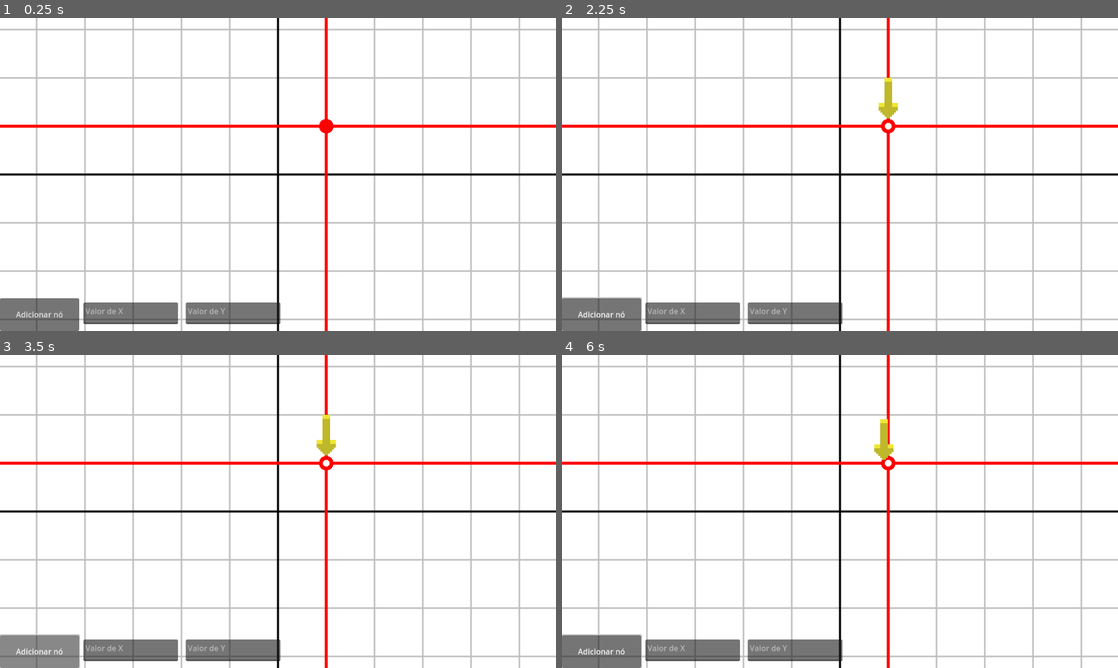
Above: before the commit, frames 1-4 (two rows, left to right).
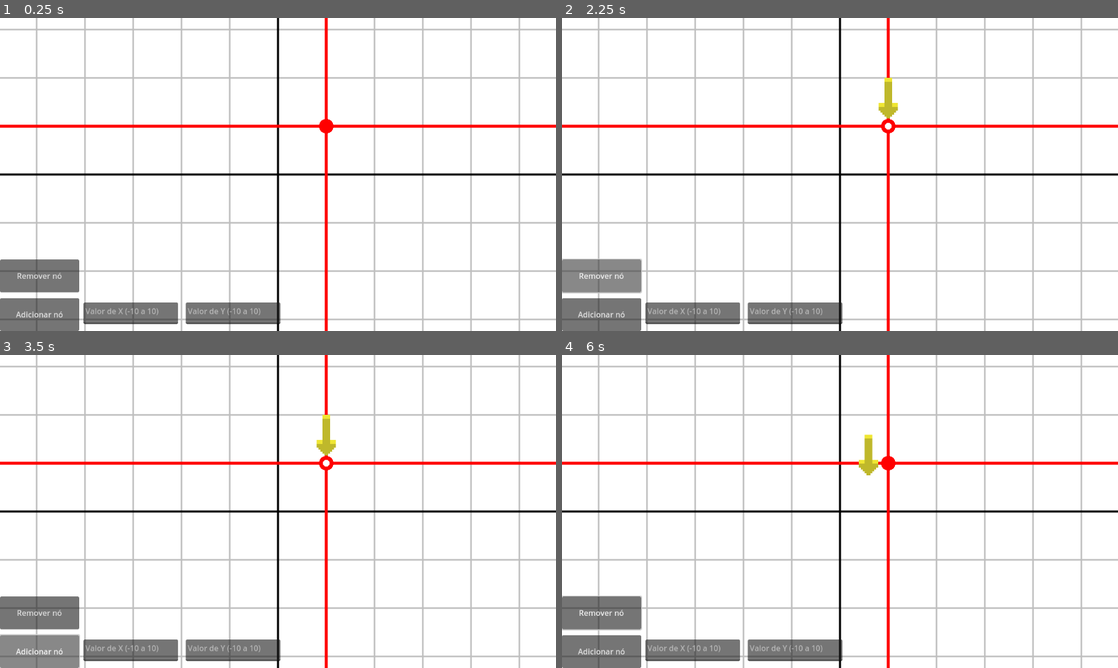
Above: after the commit, the same moments.

Repository: jpsalim21/quadtreeedii
Game: Godot game, scene res://CenaPrincipal.tscn
Two runs of this game, one before a commit and one after it. Both use one fixed random seed, a clock stepped at 60 frames per second and the inputs below.
Inputs (mouse positions are in pixels of both pictures, inside the frame that each line leads up to):
- Up to frame 1 (0.25 s): no input
- Up to frame 2 (2.25 s): click (695, 312) at 0.52 s; type "Alex" at 0.6 s; click (795, 312) at 0.75 s; type "Alex" at 0.83 s; click "Adicionar nó" at 1.25 s; click (600, 274) at 2 s, where only the run after the commit has a clickable "Remover nó"
- Up to frame 3 (3.5 s): click "Adicionar nó" at 2.75 s
- Up to frame 4 (6 s): click (600, 611) at 3.5 s, where only the run after the commit has a clickable "Remover nó"; click "Adicionar nó" at 4.25 s; click (600, 611) at 5 s, where only the run after the commit has a clickable "Remover nó"; tap Enter at 5.75 s; move the mouse to (962, 495) at 5.77 s; press the mouse at (962, 495) at 5.78 s

The runs differ from the first frame. In frame 1, 1.6% of the frame differs, in the area x 0-47%, y 77-95%; in frame 2, 1.7%; in frame 3, 1.6%; in frame 4, 2.3%, in the area x 0-60%, y 20-100%.

Commit message:
Coloca o HTML

Diff:
--- a/CenaPrincipal.tscn
+++ b/CenaPrincipal.tscn
@@ -44,6 +44,16 @@
 grow_vertical = 0
 text = "Adicionar nó"
 
+[node name="Button2" type="Button" parent="UI"]
+anchors_preset = 2
+anchor_top = 1.0
+anchor_bottom = 1.0
+offset_top = -148.0
+offset_right = 164.0
+offset_bottom = -80.0
+grow_vertical = 0
+text = "Remover nó"
+
 [node name="TextEdit" type="TextEdit" parent="UI"]
 anchors_preset = 2
 anchor_top = 1.0
@@ -53,7 +63,7 @@
 offset_right = 369.0
 offset_bottom = -14.0
 grow_vertical = 0
-placeholder_text = "Valor de X"
+placeholder_text = "Valor de X (-10 a 10)"
 emoji_menu_enabled = false
 
 [node name="TextEdit2" type="TextEdit" parent="UI"]
@@ -65,7 +75,7 @@
 offset_right = 581.0
 offset_bottom = -14.0
 grow_vertical = 0
-placeholder_text = "Valor de Y"
+placeholder_text = "Valor de Y (-10 a 10)"
 
 [node name="Seta" type="Sprite2D" parent="."]
 unique_name_in_owner = true
@@ -84,3 +94,4 @@
 cor = Color(0.0392, 0.44688, 0.98, 0.713726)
 
 [connection signal="pressed" from="UI/Button" to="Arvore" method="_on_button_pressed"]
+[connection signal="pressed" from="UI/Button2" to="Arvore" method="_on_button_2_pressed"]
--- a/QuadTree.gd
+++ b/QuadTree.gd
@@ -22,6 +22,16 @@
 	else:
 		QuadTreeNode.seta.global_position = raiz.global_position
 		raiz.addChild(novo)
+
+func removerPonto(x : float, y : float):
+	if abs(x) > 10 or abs(y) > 10:
+		printerr("VALORES IMPOSSÍVEIS")
+		return
+
+	x = x * 100
+	y = -y * 100
+	if raiz:
+		raiz.auxRemove(x, y)
 
 
 func _ready() -> void:
@@ -55,3 +65,11 @@
 	textX.text = ""
 	textY.text = ""
 	adicionarPonto(x, y)
+
+
+func _on_button_2_pressed() -> void:
+	var x = float(textX.text)
+	var y = float(textY.text)
+	textX.text = ""
+	textY.text = ""
+	removerPonto(x, y)
--- a/QuadTreeNod.gd
+++ b/QuadTreeNod.gd
@@ -20,10 +20,11 @@
 		if selected and seta:
 			seta.goTo(global_position)
 		queue_redraw()
-
+var instanciado = false
 
 @export var pai : QuadTreeNode = null:
 	set(value):
+		set_process(true)
 		pai = value
 		if not pai:
 			return
@@ -50,11 +51,11 @@
 			lMin.y = pai.global_position.y
 			lMax.y = pai.limitMax.y
 
-		#limitMax = lMax
 		limitMax = to_global(Vector2.ZERO)
 		limitMin = to_global(Vector2.ZERO)
 		tween.tween_property(self, "limitMax", lMax, 1)
 		tween.tween_property(self, "limitMin", lMin, 1)
+		await tween.finished
 		set_process(false)
 
 var limitMax : Vector2 = Vector2(1000, 1000)
@@ -67,7 +68,10 @@
 	SE = 3
 }
 
-func addChild(child : QuadTreeNode):
+func addChild(child : QuadTreeNode) -> bool:
+	if not child:
+		return false
+
 	selected = true
 	var direcao : Direcao
 	if child.pos.x >= global_position.x:
@@ -87,15 +91,47 @@
 
 	if not filhos[direcao]:
 		seta.goTo(child.pos)
+
 		timer.start(1)
 		await timer.timeout
-		get_tree().current_scene.call_deferred("add_child", child)
-		child.global_position = child.pos
+
+		if !child.instanciado: #Se não estiver na cena, colocamos, setamos como instanciado e colocamos a global position
+			get_tree().current_scene.call_deferred("add_child", child)
+			child.instanciado = true
+			child.global_position = child.pos
 		filhos[direcao] = child
 		child.pai = self as QuadTreeNode
 		seta.visible = false
+		return true
 	else:
-		filhos[direcao].addChild(child)
+		return await filhos[direcao].addChild(child)
+
+func auxRemove(x : float, y : float):
+	if pos.x == x and pos.y == y:
+		pai.filhos.erase(self)
+		visible = false
+		for f in filhos:
+			await pai.addChild(f)
+		queue_free()
+		return
+
+	var direcao : Direcao
+	if x >= pos.x:
+		if y <= pos.y:
+			direcao = Direcao.NE
+		else:
+			direcao = Direcao.SE
+	else:
+		if y <= pos.y:
+			direcao = Direcao.NW
+		else:
+			direcao = Direcao.SW
+
+	if not filhos[direcao]:
+		printerr("Valor não encontrado")
+		return
+	else:
+		filhos[direcao].auxRemove(x, y)
 
 func _ready() -> void:
 	camera = get_viewport().get_camera_2d() as Cam
--- a/SetaScript.gd
+++ b/SetaScript.gd
@@ -11,7 +11,6 @@
 		print("Retornei pq tava travado")
 		return
 
-	print("Chamei aq")
 	travado = true
 	visible = true
 	var tween = create_tween()
Binary file added: QuadTreeEDII_html/index.apple-touch-icon.png
Binary file added: QuadTreeEDII_html/index.icon.png
Binary file added: QuadTreeEDII_html/index.png
Not shown, added: export_presets.cfg
Not shown, added: QuadTreeEDII_html/index.audio.position.worklet.js
Not shown, added: QuadTreeEDII_html/index.audio.worklet.js
Not shown, added: QuadTreeEDII_html/index.html
Not shown, added: QuadTreeEDII_html/index.js
Not shown, added: QuadTreeEDII_html/index.pck
Not shown, added: QuadTreeEDII_html/index.wasm
